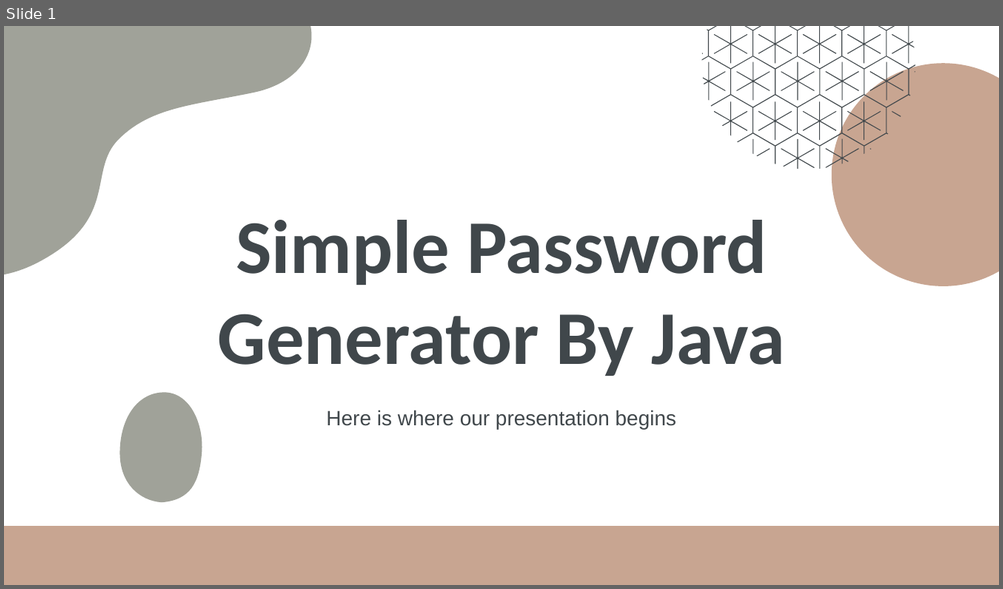
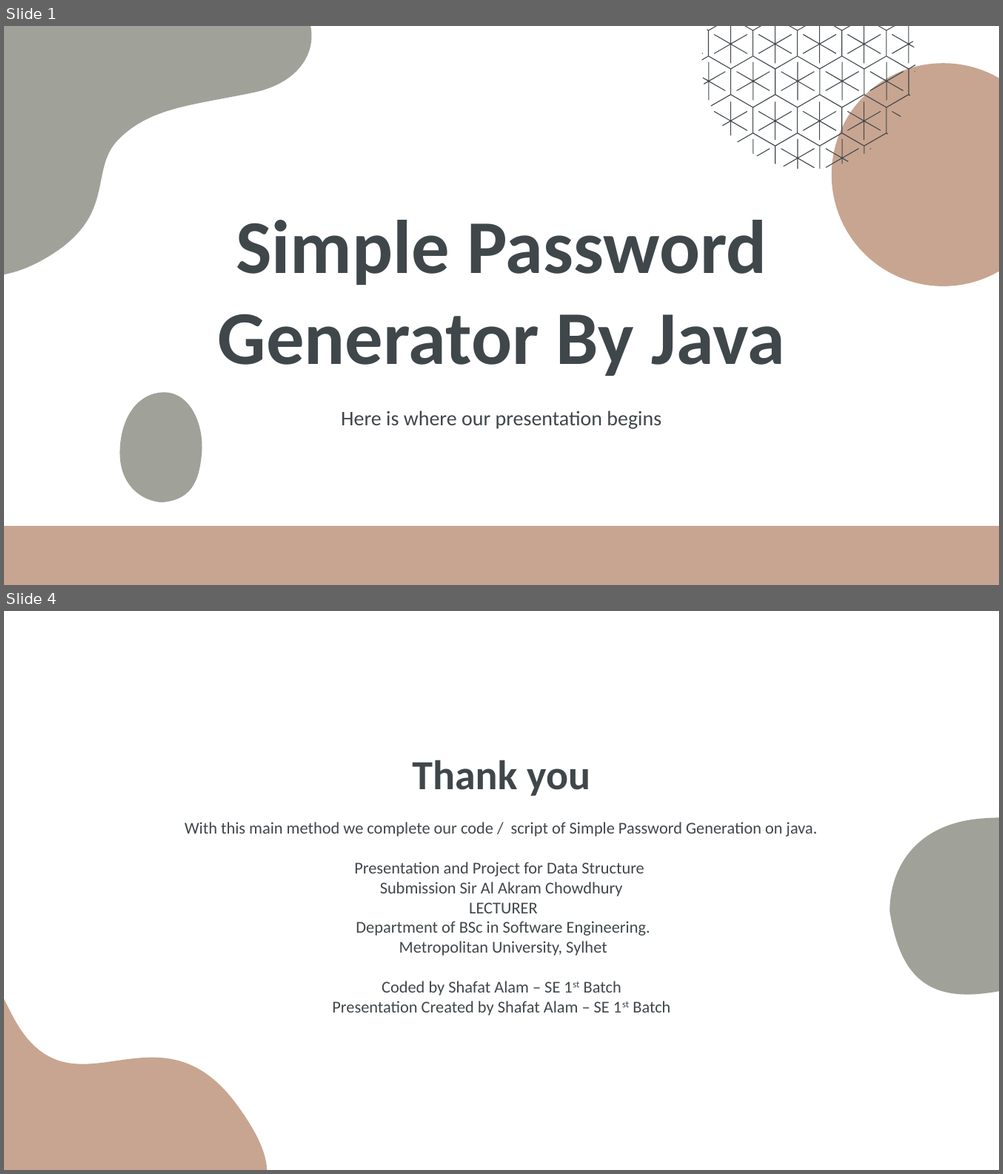
Before and after one commit to Shafat21/DS_Simple_project_with_java, a slide deck: Simple Presentation about this project.pptx. Shown one above the other, each under a label of ours: slide 1 before the commit, slides 1 and 4 after it; the slides between them are not shown. The pictures are 1003x589 and 1003x1174 pixels, drawn with LibreOffice and Linux fonts; fonts in the diff are those of the drawing. Boxes give left, top, right and bottom in pixels: in the first picture for what was removed or moved away, otherwise in the second. Text is boxed around its words. In the diff, an @@ line names an element or a change of style, - is before the commit and + after.

```diff
--- a/Simple Presentation about this project.pptx
+++ b/Simple Presentation about this project.pptx
@@ slide 4 added at <box>4,611,999,1170</box>, background #FFFFFF @@
@@ title added at <box>412,760,590,796</box>, 30 pt, text #40474B, bold @@
+Thank you
@@ freeform shape added at <box>4,829,293,1170</box>, fill #C8A591 @@
@@ text added at <box>185,822,817,1016</box>, 12 pt, text #40474B @@
+With this main method we complete our code / script of Simple Password Generation on java.
+Presentation and Project for Data Structure
+Submission Sir Al Akram Chowdhury
+LECTURER
+Department of BSc in Software Engineering.
+Metropolitan University, Sylhet
+Coded by Shafat Alam – SE 1st Batch
+Presentation Created by Shafat Alam – SE 1st Batch
@@ freeform shape added at <box>889,818,999,995</box>, fill #A0A299 @@
@@ slide 1 changed as well @@
@@ subtitle "Here is where our presentation ..." at <box>341,411,661,429</box>: font Arial to Calibri @@
```
Also in this commit, not shown: 1 other slide changed, 1 other slide added, 2 slides removed, 1 other file.
